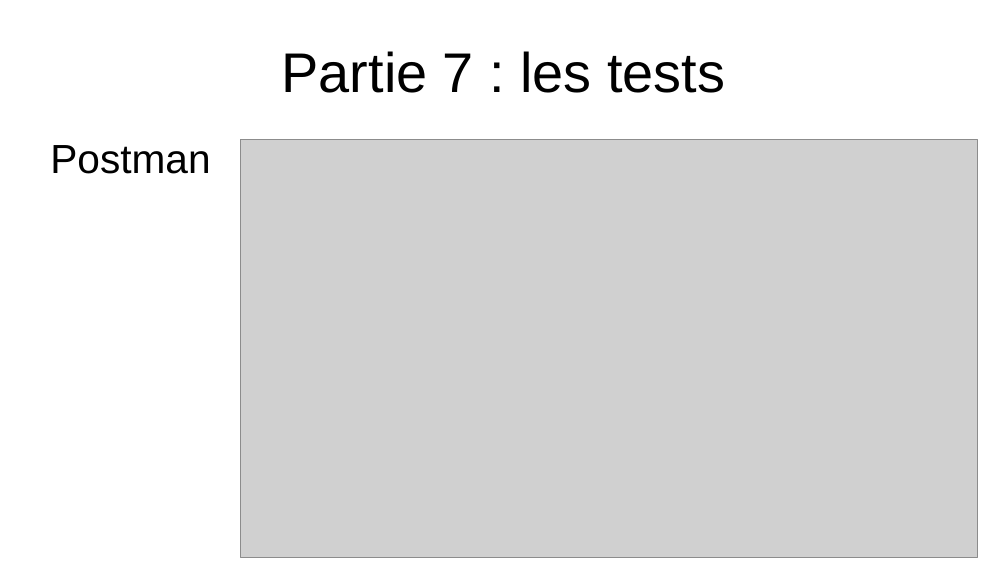
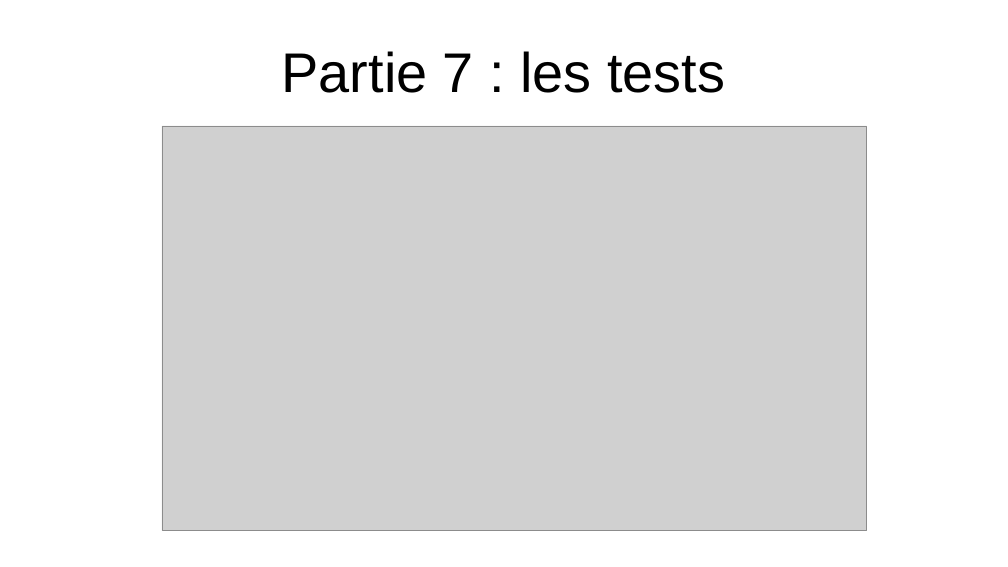
Before and after one commit to EmmaBroudic/Projet-Nooky, a slide deck: slide 53 of doc/Nooky2.odp (slide 51 before the commit). Drawn at 1008x567 pixels with LibreOffice and Linux fonts; fonts in the diff are those of the drawing; grey boxes stand for pictures. Boxes give left, top, right and bottom in pixels: in the first picture for what was removed or moved away, otherwise in the second. Text is boxed around its words. In the diff, an @@ line names an element or a change of style, - is before the commit and + after.

```diff
--- a/doc/Nooky2.odp
+++ b/doc/Nooky2.odp
@@ text removed at (50,145,210,174) @@
-Postman
@@ picture: place and size @@
-picture at (241,140,978,558)
+picture at (162,126,867,531)
```
Also in this commit, not shown: 7 other slides changed, 3 other files.
